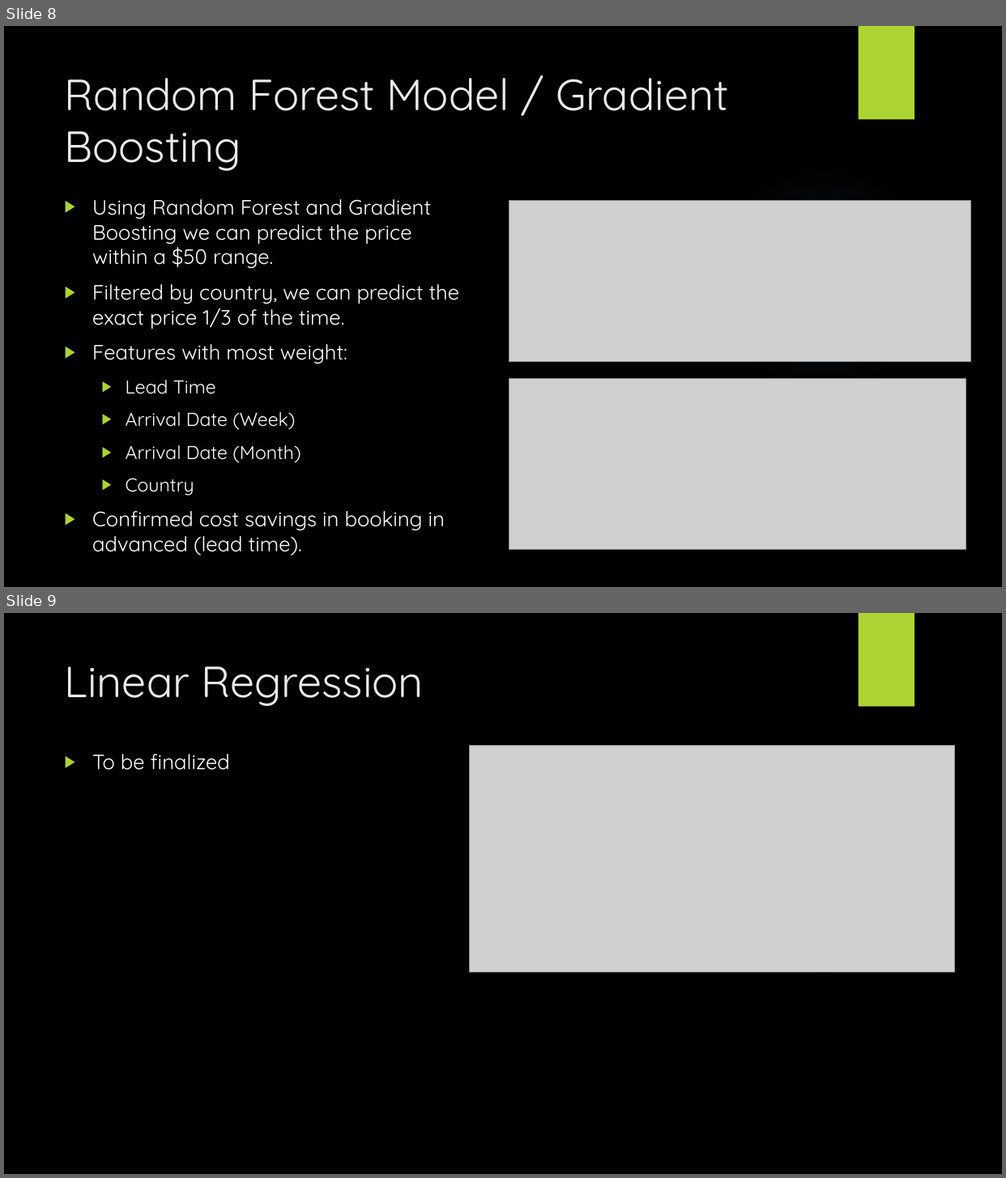
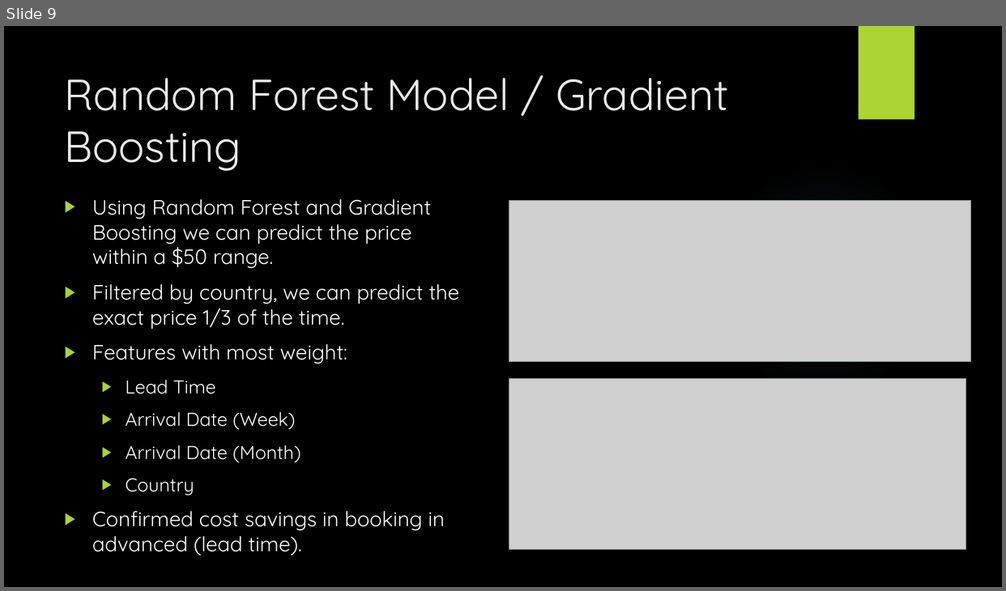
Before and after one commit to johnmyronmillar/HotelPricePredictor, a slide deck: Project_Presentation.pptx. Shown one above the other, each under a label of ours: slides 8 and 9 before the commit, slide 9 after it. The pictures are 1006x1178 and 1006x591 pixels, drawn with LibreOffice and Linux fonts; fonts in the diff are those of the drawing; grey boxes stand for pictures; background and template pictures are left out. Boxes give left, top, right and bottom in pixels: in the first picture for what was removed or moved away, otherwise in the second. Text is boxed around its words. In the diff, an @@ line names an element or a change of style, - is before the commit and + after.

```diff
--- a/Project_Presentation.pptx
+++ b/Project_Presentation.pptx
@@ slide 9 removed at box(4, 613, 1002, 1174), background picture (left out); not listed: 2 template elements that a slide beside it also shows @@
@@ title removed at box(65, 666, 424, 706) @@
-Linear Regression
@@ text removed at box(92, 754, 230, 770) @@
-▶ To be finalized
@@ picture removed at box(470, 746, 955, 973) @@
@@ what was slide 8 is now slide 9 @@
```
Also in this commit, not shown: 4 slides changed, 3 slides added, 1 other slide removed, 6 other files.
